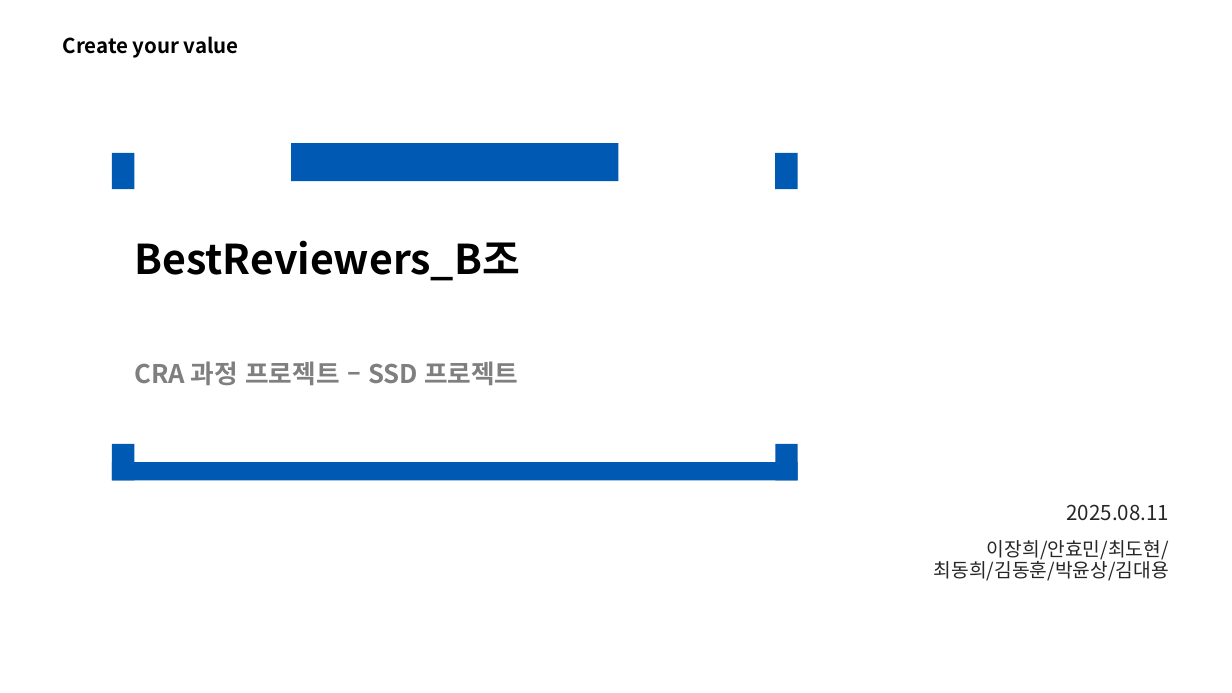
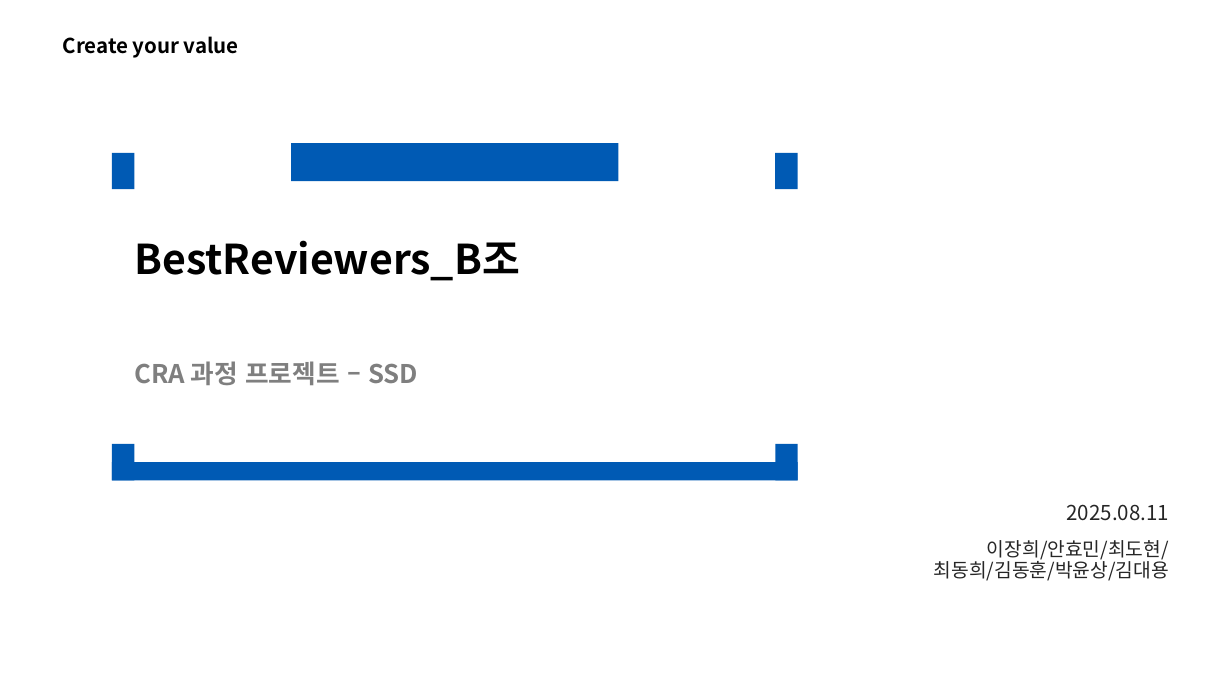
Before and after one commit to Hyominii/ssd, a slide deck: slide 1 of SSD_B_BestReviewer.pptx. Drawn at 1232x693 pixels with LibreOffice and Linux fonts; fonts in the diff are those of the drawing. Boxes give left, top, right and bottom in pixels: in the first picture for what was removed or moved away, otherwise in the second. Text is boxed around its words. In the diff, an @@ line names an element or a change of style, - is before the commit and + after.

```diff
--- a/SSD_B_BestReviewer.pptx
+++ b/SSD_B_BestReviewer.pptx
@@ text at (134,361,418,385): text changed @@
-CRA 과정 프로젝트 – SSD 프로젝트
+CRA 과정 프로젝트 – SSD
```
Also in this commit, not shown: 7 other slides changed, 1 slide added.
